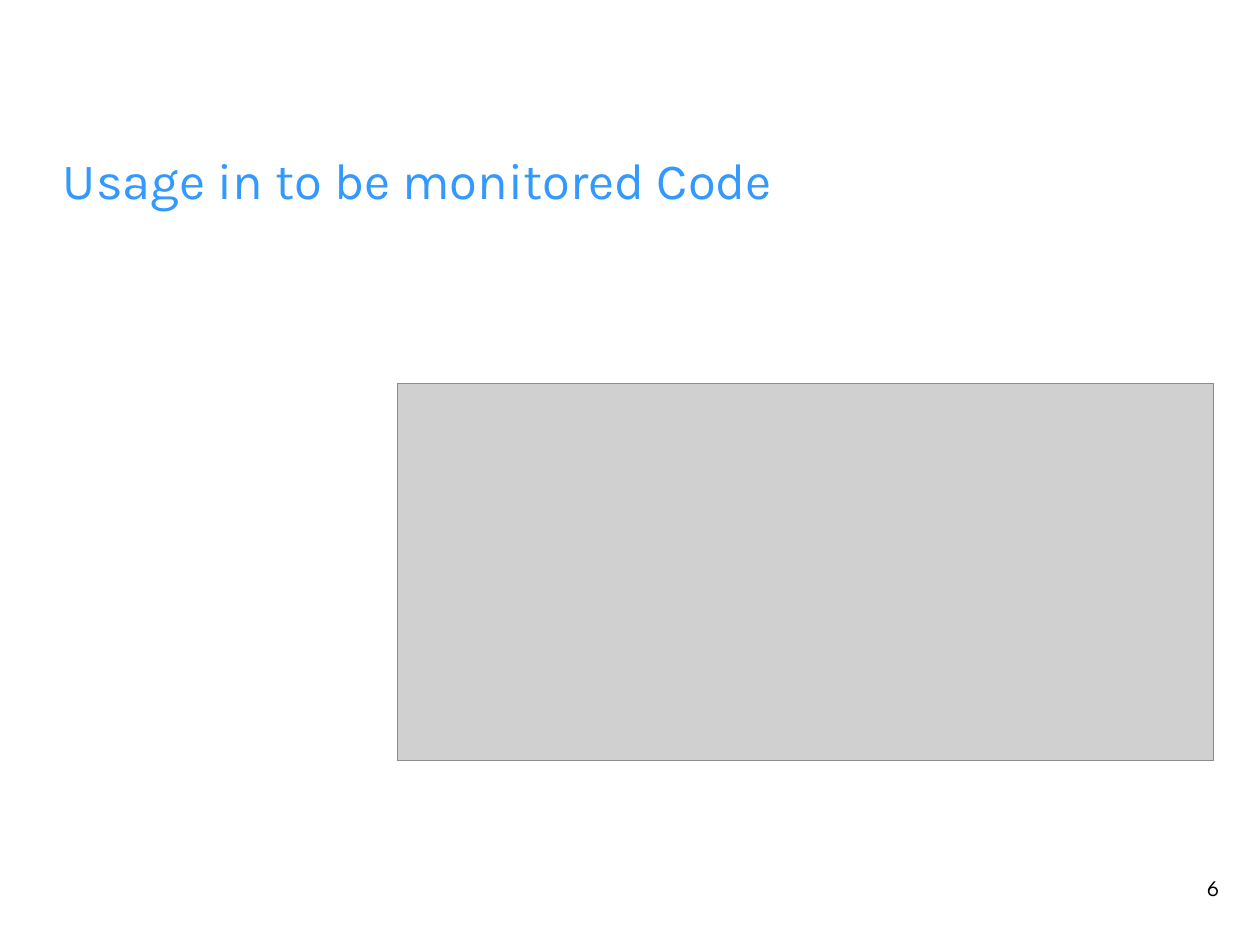
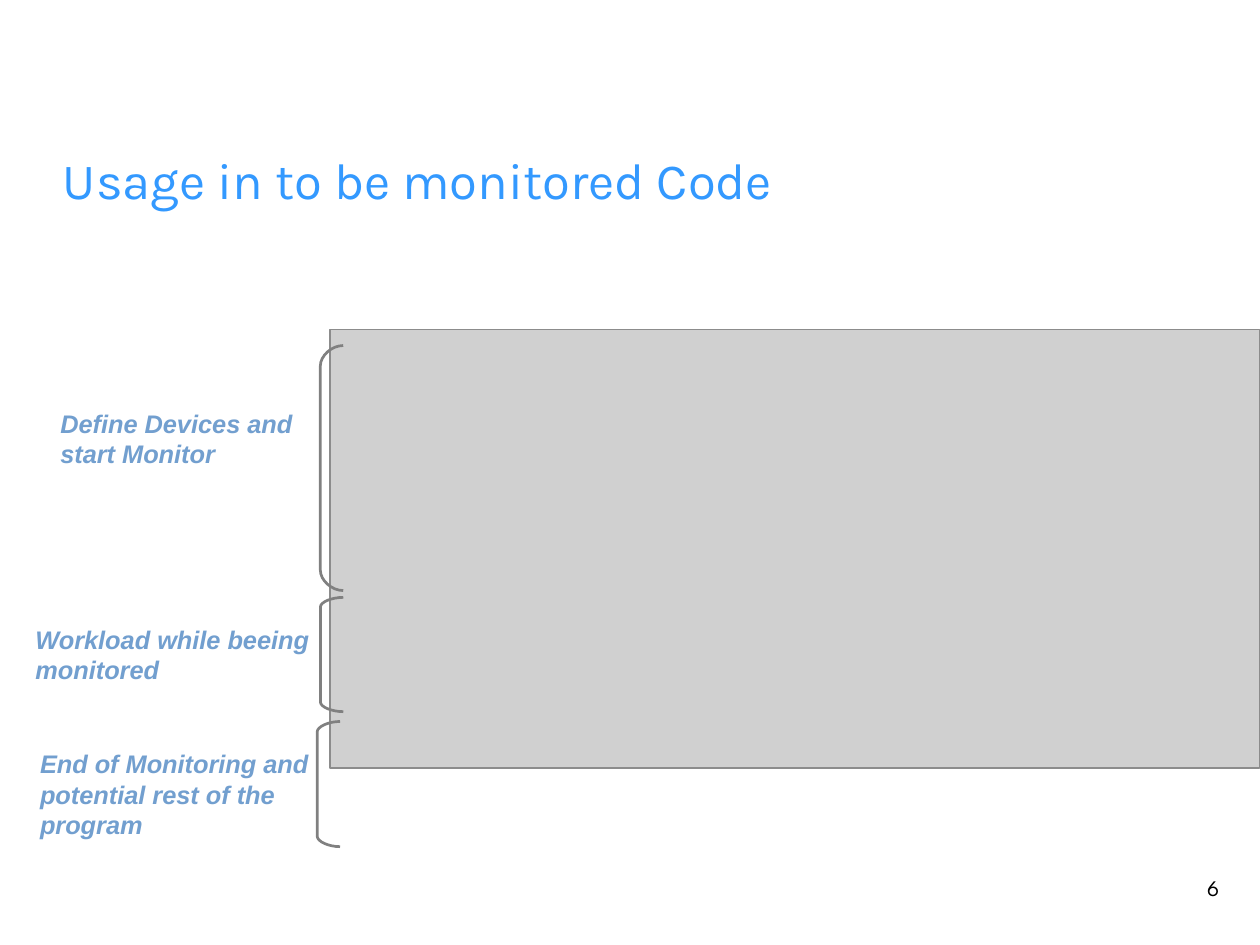
Before and after one commit to fhilprec/HardwareMonitoring, a slide deck: slide 6 of ProjectPresentation.odp. Drawn at 1260x945 pixels with LibreOffice and Linux fonts; fonts in the diff are those of the drawing; grey boxes stand for pictures; background and template pictures are left out. Boxes give left, top, right and bottom in pixels: in the first picture for what was removed or moved away, otherwise in the second. Text is boxed around its words. In the diff, an @@ line names an element or a change of style, - is before the commit and + after.

```diff
--- a/ProjectPresentation.odp
+++ b/ProjectPresentation.odp
@@ picture: place and size @@
-picture at <box>398,384,1214,761</box>
+picture at <box>330,329,1260,768</box>
@@ freeform shape added at <box>320,345,343,590</box>, outline #808080 1.7 pt @@
@@ text added at <box>60,414,292,463</box>, 16 pt, text #729FCF, bold, italic @@
+Define Devices and start Monitor
@@ freeform shape added at <box>320,598,343,712</box>, outline #808080 1.7 pt @@
@@ text added at <box>35,630,310,679</box>, 16 pt, text #729FCF, bold, italic @@
+Workload while beeing monitored
@@ freeform shape added at <box>318,721,341,847</box>, outline #808080 1.7 pt @@
@@ text added at <box>40,754,308,839</box>, 16 pt, text #729FCF, bold, italic @@
+End of Monitoring and potential rest of the program
```
Also in this commit, not shown: 1 other slide changed, 1 other file.
